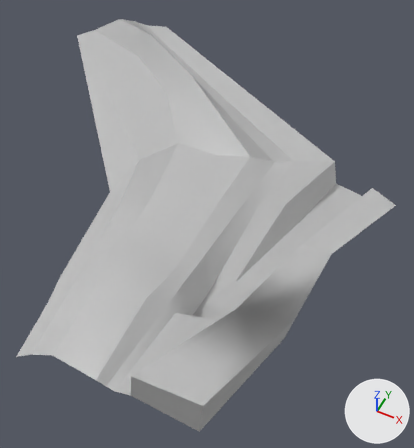
The FBX model Assets/Terrain/terrain_W1A3.fbx as it was, and as the next commit left it.
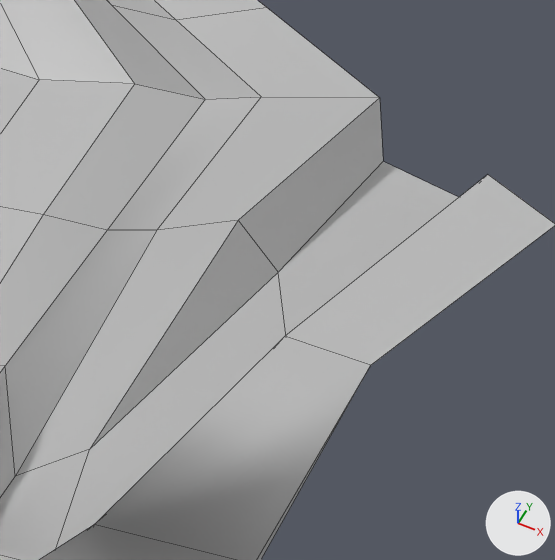
Old and new are each drawn whole from a camera (50 mm lens) standing at (414.0, -425.0, 238.0) and looking at (310.0, -216.0, -22.0) and again close up on the part from 49% to 96% of the width and 29% to 72% of the height. The axes (+X, +Y, +Z) are drawn at lower right. The lights are the same throughout. The close-ups show mesh edges as thin lines. Where no turn or scale is listed for an object, it has been applied to the vertices.

The first close-up shows 'W1A3_mesh'.
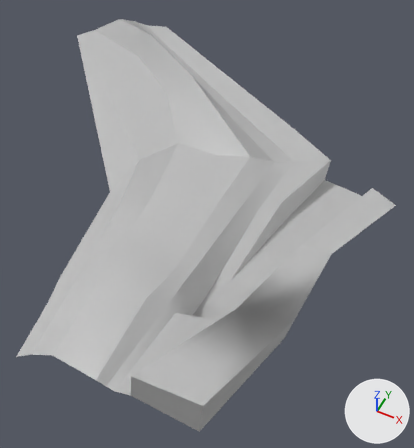
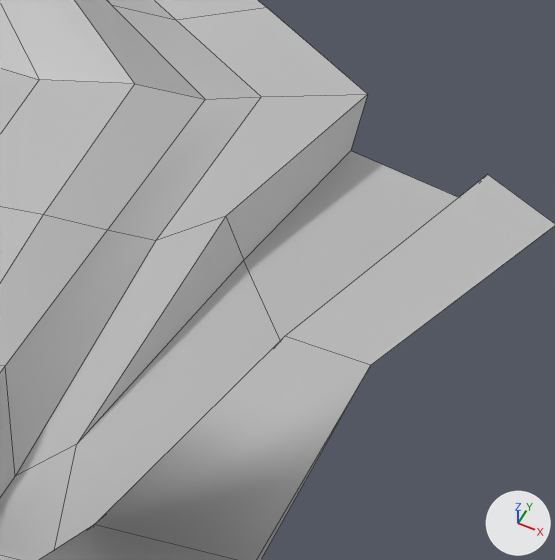
Edits to the bpy script that builds the scene:
```text
Change me_mesh:
    where me_mesh.from_pydata(...)  # 86 vertices, 71 faces; spans x 139.0..409.0, y -347.0..-58.0, z -18.0..23.0
    used by ob_w1a3_mesh; location = (0.0, 0.0, 0.0)
    before: 12 (366.0, -151.0, -2.0) at pixel (379, 97), 32 (352.0, -199.0, -1.0) at pixel (238, 220), 46 (346.0, -255.0, -13.0) at pixel (89, 449)
    me_mesh part 1
    add for i in [12, 32, 46]: me_mesh.vertices[i].co += Vector((-3.0, 0.0, 0.0))
    me_mesh.vertices[33].co: (339.0, -211.0, 1.0) -> (339.0, -211.0, -2.0)  # pixel (156, 230) -> pixel (155, 240)
    me_mesh.vertices[54].co: (370.0, -154.0, -16.0) -> (363.0, -154.0, -16.0)  # pixel (383, 161) -> pixel (350, 150)
    me_mesh.vertices[58].co: (362.0, -197.0, -14.0) -> (354.0, -197.0, -14.0)  # pixel (278, 272) -> pixel (243, 260)
```

Pixel boxes (x1, y1, x2, y2) of what changed, in the close-ups (555 x 560 px; the box of a moved part takes in the faces that stretch with it):
part 1 of me_mesh, moved or reshaped: (0, 8, 459, 558) in both
